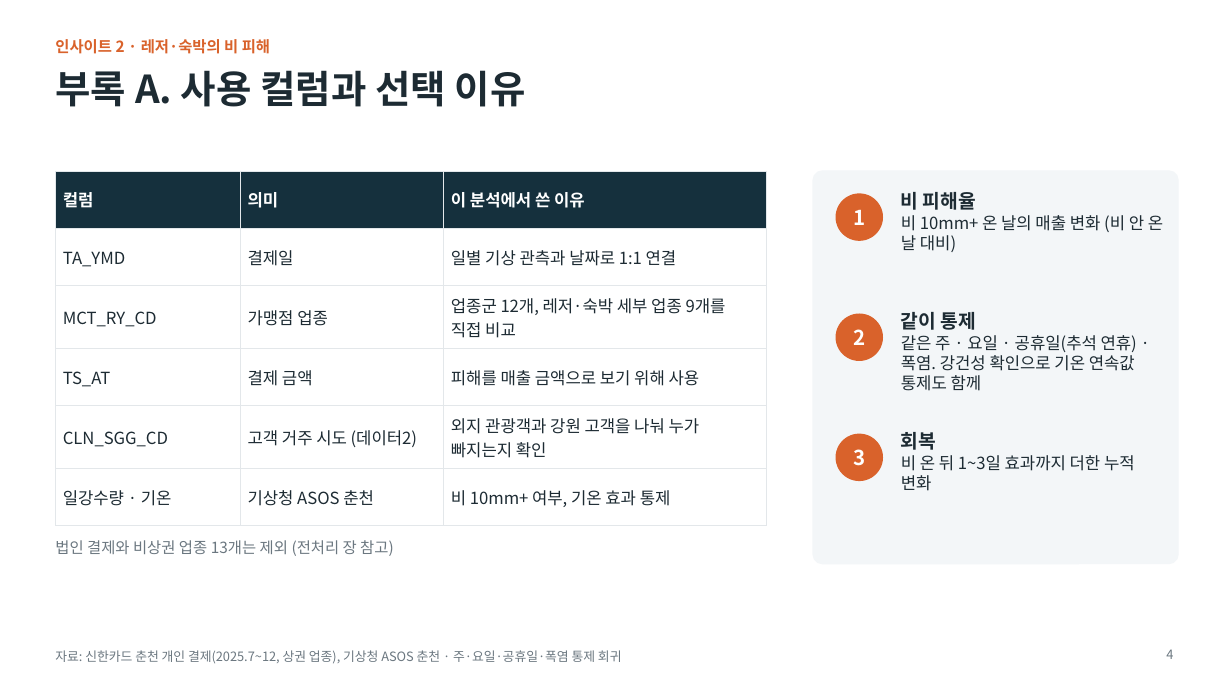
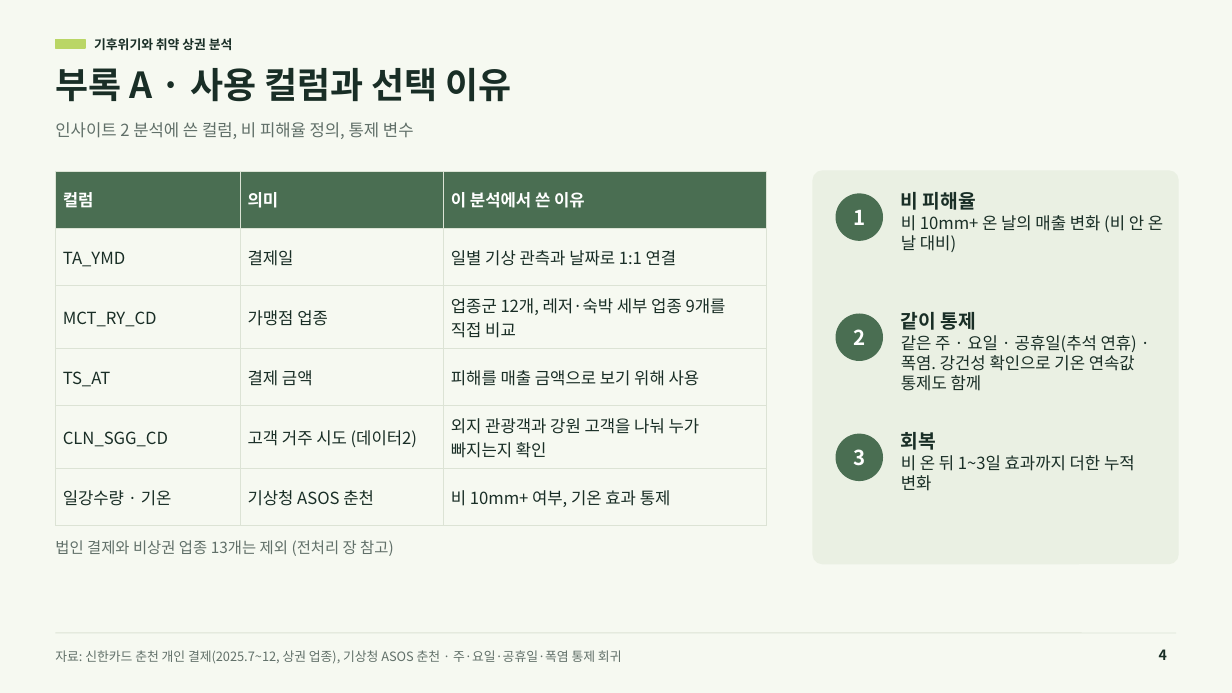
Before and after one commit to cite2denfert/Big_contest, a slide deck: slide 4 of docs/slides/insight2_leisure_lodging.pptx. Drawn at 1232x693 pixels with LibreOffice and Linux fonts; fonts in the diff are those of the drawing. Boxes give left, top, right and bottom in pixels: in the first picture for what was removed or moved away, otherwise in the second. Text is boxed around its words. In the diff, an @@ line names an element or a change of style, - is before the commit and + after.

```diff
--- a/docs/slides/insight2_leisure_lodging.pptx
+++ b/docs/slides/insight2_leisure_lodging.pptx
@@ background #FFFFFF to #F6F9F1 @@
@@ text removed at box(55, 39, 270, 54) @@
-인사이트 2 · 레저·숙박의 비 피해
@@ rectangle added at box(55, 40, 85, 48), fill #BAD666, outline #BAD666 1 pt @@
@@ text added at box(94, 38, 233, 50), 10 pt, text #192E26, bold @@
+기후위기와 취약 상권 분석
@@ title at box(55, 68, 512, 102): text changed; size 30 to 28 pt; text colour #1D2B33 to #192E26 @@
-부록 A. 사용 컬럼과 선택 이유
+부록 A · 사용 컬럼과 선택 이유
@@ text added at box(55, 122, 414, 139), 13 pt, text #617069 @@
+인사이트 2 분석에 쓴 컬럼, 비 피해율 정의, 통제 변수
@@ table at box(55, 171, 767, 511) @@
@@ fill #15303D to #4A6E52 in row 1 @@
@@ text colour #1D2B33 to #192E26 @@
@@ borders changed @@
@@ rounded rectangle at box(813, 171, 1178, 564): fill #F3F6F8 to #EAF0E3; outline #F3F6F8 1 pt to #EAF0E3 1 pt @@
@@ fill #D9622B to #4A6E52; outline #D9622B 1 pt to #4A6E52 1 pt in 3 elements at box(836, 194, 883, 240), box(836, 314, 883, 360), box(836, 434, 883, 481) @@
@@ text colour #1D2B33 to #192E26 in 3 elements at box(901, 192, 1163, 252), box(901, 312, 1137, 391), box(901, 432, 1135, 491) @@
@@ text "법인 결제와 비상권 업종 13개는 ..." at box(55, 540, 394, 556): text colour #6B7780 to #617069 @@
@@ text "자료: 신한카드 춘천 개인 결제(2025.7~12, ..." at box(55, 650, 622, 663): text colour #6B7780 to #617069 @@
@@ line added from (55, 633) to (1177, 633), #DCE3D5 0.75 pt @@
@@ page number: place and size @@
-page number at box(1166, 649, 1173, 659)
+page number at box(1159, 649, 1167, 660)
@@ page number at box(1159, 649, 1167, 660): size 10 to 11 pt, text colour #6B7780 to #192E26, bold on @@
```
Also in this commit, not shown: 3 other slides changed, 1 other file.
